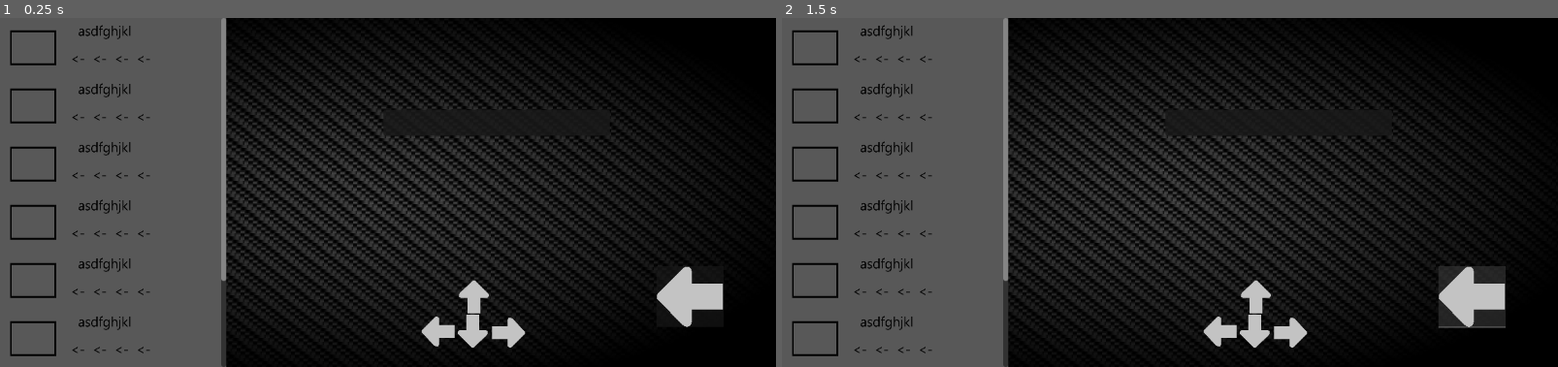
Above: before the commit, frames 1-2 (left to right).
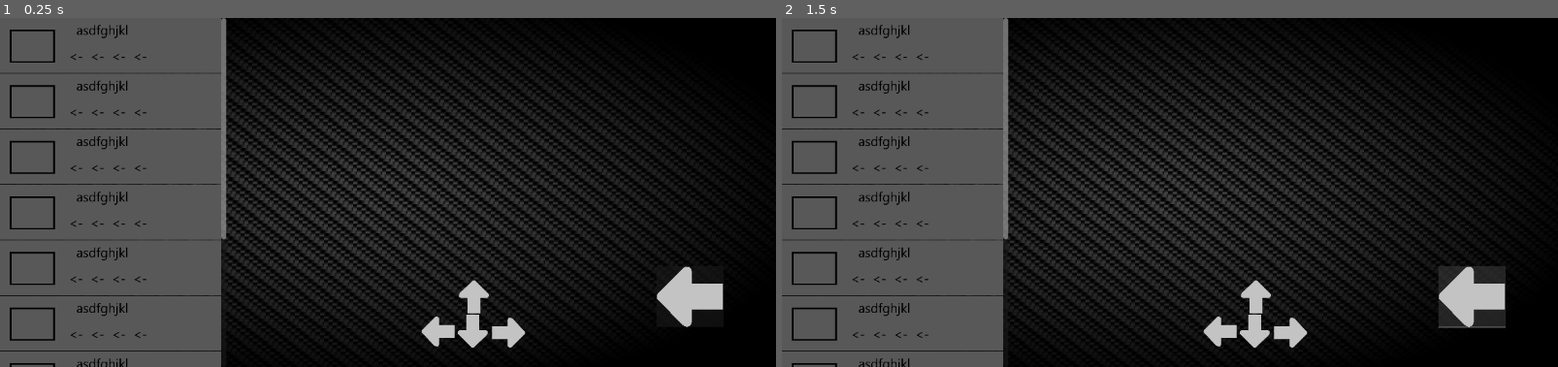
Above: after the commit, the same moments.

Repository: StephenScarlett/Stratagem-Project
Game: Godot game, scene res://main.tscn
The game is run twice, just before and just after one commit, with the same random seed, the same clock (stepped at 60 frames per second) and the same inputs.
Inputs (mouse positions are in pixels of both pictures, inside the frame that each line leads up to):
- Up to frame 1 (0.25 s): no input
- Up to frame 2 (1.5 s): click (1472, 297) at 0.5 s; click (1472, 297) at 1.25 s

The runs differ from the first frame. In frame 1, 2.7% of the frame differs, in the area x 0-64%, y 0-100%; in frame 2, 2.7%.
Error before the commit: Parse Error: Not all code paths return a value. (res://Scripts/Stratagem)

Commit message:
Fixed scroll container to scroll with swipe

Diff:
--- a/Stratagem Project File/Scripts/Stratagem Panel.gd
+++ b/Stratagem Project File/Scripts/Stratagem Panel.gd
@@ -11,8 +11,6 @@
 func _process(delta):
 	pass
 
-func getInputs() -> Array:
-	pass
 
 func stratagem1() -> Array:
 	$PanelContainer/Panel/TextureRect.texture = $ScrollContainer/VBoxContainer/Control/MarginContainer/TextureRect.texture
--- a/Stratagem Project File/Stratagem Panel.tscn
+++ b/Stratagem Project File/Stratagem Panel.tscn
@@ -1,8 +1,7 @@
-[gd_scene load_steps=4 format=3 uid="uid://k6ul76xuaukw"]
+[gd_scene load_steps=3 format=3 uid="uid://k6ul76xuaukw"]
 
 [ext_resource type="Texture2D" uid="uid://cg7bratwo766q" path="res://Assets/Test Stratagem .png" id="1_0pcmt"]
 [ext_resource type="Script" path="res://Scripts/Stratagem Panel.gd" id="1_tccm5"]
-[ext_resource type="Texture2D" uid="uid://wfwg8ym2og2h" path="res://Assets/Arrow.png" id="3_qc0f5"]
 
 [node name="Control" type="Control"]
 layout_mode = 3
@@ -20,128 +19,57 @@
 
 [node name="VBoxContainer" type="VBoxContainer" parent="ScrollContainer"]
 layout_mode = 2
+size_flags_horizontal = 3
+size_flags_vertical = 3
 size_flags_stretch_ratio = 5.0
-theme_override_constants/separation = 90
+theme_override_constants/separation = 1
 
-[node name="Control" type="Control" parent="ScrollContainer/VBoxContainer"]
-layout_mode = 2
-
-[node name="MarginContainer" type="MarginContainer" parent="ScrollContainer/VBoxContainer/Control"]
-layout_mode = 0
-offset_right = 350.0
-offset_bottom = 90.0
-
-[node name="TouchScreenButton" type="TouchScreenButton" parent="ScrollContainer/VBoxContainer/Control/MarginContainer"]
-modulate = Color(0, 0, 0, 0)
-scale = Vector2(0.664063, 0.185345)
-texture_normal = ExtResource("3_qc0f5")
-
-[node name="TextureRect" type="TextureRect" parent="ScrollContainer/VBoxContainer/Control/MarginContainer"]
+[node name="TextureRect" type="TextureRect" parent="ScrollContainer/VBoxContainer"]
 layout_mode = 2
 texture = ExtResource("1_0pcmt")
 expand_mode = 5
 
-[node name="Control2" type="Control" parent="ScrollContainer/VBoxContainer"]
+[node name="TextureRect2" type="TextureRect" parent="ScrollContainer/VBoxContainer"]
 layout_mode = 2
-
-[node name="TextureRect" type="TextureRect" parent="ScrollContainer/VBoxContainer/Control2"]
-layout_mode = 0
-offset_right = 350.0
-offset_bottom = 90.0
 texture = ExtResource("1_0pcmt")
 expand_mode = 5
 
-[node name="Control3" type="Control" parent="ScrollContainer/VBoxContainer"]
+[node name="TextureRect3" type="TextureRect" parent="ScrollContainer/VBoxContainer"]
 layout_mode = 2
-
-[node name="TextureRect" type="TextureRect" parent="ScrollContainer/VBoxContainer/Control3"]
-layout_mode = 0
-offset_right = 350.0
-offset_bottom = 90.0
 texture = ExtResource("1_0pcmt")
 expand_mode = 5
 
-[node name="Control4" type="Control" parent="ScrollContainer/VBoxContainer"]
+[node name="TextureRect4" type="TextureRect" parent="ScrollContainer/VBoxContainer"]
 layout_mode = 2
-
-[node name="TextureRect" type="TextureRect" parent="ScrollContainer/VBoxContainer/Control4"]
-layout_mode = 0
-offset_right = 350.0
-offset_bottom = 90.0
 texture = ExtResource("1_0pcmt")
 expand_mode = 5
 
-[node name="Control5" type="Control" parent="ScrollContainer/VBoxContainer"]
+[node name="TextureRect5" type="TextureRect" parent="ScrollContainer/VBoxContainer"]
 layout_mode = 2
-
-[node name="TextureRect" type="TextureRect" parent="ScrollContainer/VBoxContainer/Control5"]
-layout_mode = 0
-offset_right = 350.0
-offset_bottom = 90.0
 texture = ExtResource("1_0pcmt")
 expand_mode = 5
 
-[node name="Control6" type="Control" parent="ScrollContainer/VBoxContainer"]
+[node name="TextureRect6" type="TextureRect" parent="ScrollContainer/VBoxContainer"]
 layout_mode = 2
-
-[node name="TextureRect" type="TextureRect" parent="ScrollContainer/VBoxContainer/Control6"]
-layout_mode = 0
-offset_right = 350.0
-offset_bottom = 90.0
 texture = ExtResource("1_0pcmt")
 expand_mode = 5
 
-[node name="Control7" type="Control" parent="ScrollContainer/VBoxContainer"]
+[node name="TextureRect7" type="TextureRect" parent="ScrollContainer/VBoxContainer"]
 layout_mode = 2
-
-[node name="TextureRect" type="TextureRect" parent="ScrollContainer/VBoxContainer/Control7"]
-layout_mode = 0
-offset_right = 350.0
-offset_bottom = 90.0
 texture = ExtResource("1_0pcmt")
 expand_mode = 5
 
-[node name="Control8" type="Control" parent="ScrollContainer/VBoxContainer"]
+[node name="TextureRect8" type="TextureRect" parent="ScrollContainer/VBoxContainer"]
 layout_mode = 2
-
-[node name="TextureRect" type="TextureRect" parent="ScrollContainer/VBoxContainer/Control8"]
-layout_mode = 0
-offset_right = 350.0
-offset_bottom = 90.0
 texture = ExtResource("1_0pcmt")
 expand_mode = 5
 
-[node name="Control9" type="Control" parent="ScrollContainer/VBoxContainer"]
+[node name="TextureRect9" type="TextureRect" parent="ScrollContainer/VBoxContainer"]
 layout_mode = 2
-
-[node name="TextureRect" type="TextureRect" parent="ScrollContainer/VBoxContainer/Control9"]
-layout_mode = 0
-offset_right = 350.0
-offset_bottom = 90.0
 texture = ExtResource("1_0pcmt")
 expand_mode = 5
 
-[node name="PanelContainer" type="PanelContainer" parent="."]
-layout_mode = 1
-anchors_preset = 5
-anchor_left = 0.5
-anchor_right = 0.5
-offset_left = -7.0
-offset_top = 142.0
-offset_right = 343.0
-offset_bottom = 182.0
-grow_horizontal = 2
-
-[node name="Panel" type="Panel" parent="PanelContainer"]
+[node name="TextureRect10" type="TextureRect" parent="ScrollContainer/VBoxContainer"]
 layout_mode = 2
-
-[node name="TextureRect" type="TextureRect" parent="PanelContainer/Panel"]
-layout_mode = 1
-anchors_preset = 15
-anchor_right = 1.0
-anchor_bottom = 1.0
-grow_horizontal = 2
-grow_vertical = 2
+texture = ExtResource("1_0pcmt")
 expand_mode = 5
-
-[connection signal="pressed" from="ScrollContainer/VBoxContainer/Control/MarginContainer/TouchScreenButton" to="." method="_on_touch_screen_button_pressed"]
